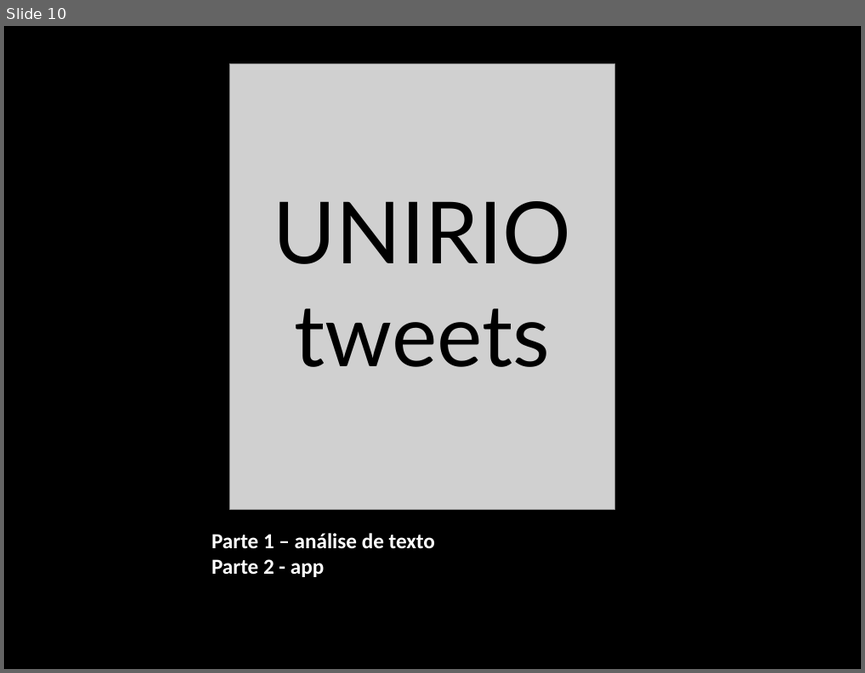
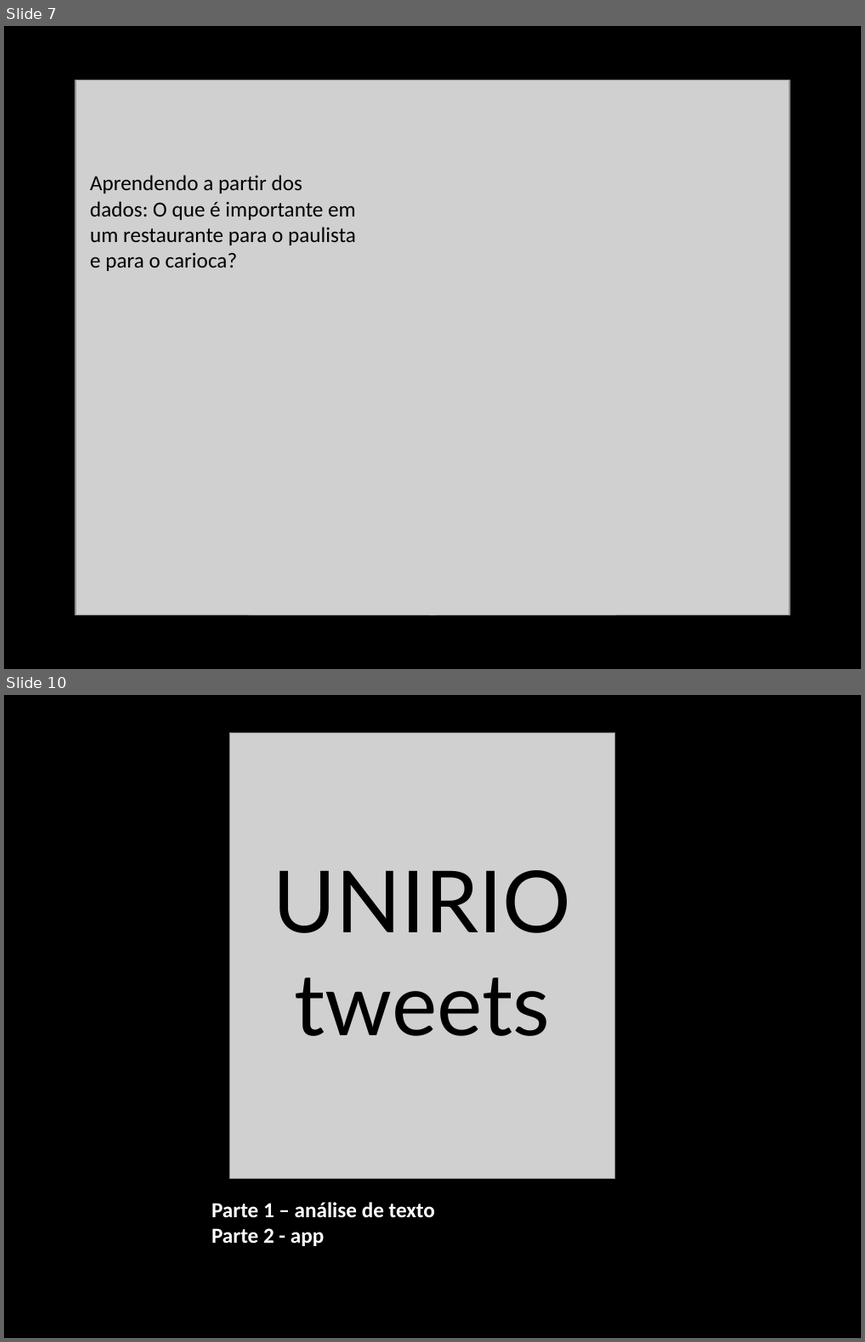
Before and after one commit to DATAUNIRIO/ap, a slide deck: DMQtalks/my_talk.pptx. Shown one above the other, each under a label of ours: slide 10 before the commit, slides 7 and 10 after it; the slides between them are not shown. The pictures are 865x673 and 865x1342 pixels, drawn with LibreOffice and Linux fonts; fonts in the diff are those of the drawing; grey boxes stand for pictures. Boxes give left, top, right and bottom in pixels: in the first picture for what was removed or moved away, otherwise in the second. Text is boxed around its words. In the diff, an @@ line names an element or a change of style, - is before the commit and + after.

```diff
--- a/DMQtalks/my_talk.pptx
+++ b/DMQtalks/my_talk.pptx
@@ slide 7 added at box(4, 26, 861, 669), background #000000 @@
@@ picture added at box(75, 79, 789, 614) @@
@@ text added at box(90, 175, 356, 271), 18 pt, text #000000 @@
+Aprendendo a partir dos dados: O que é importante em um restaurante para o paulista e para o carioca?
```
Also in this commit, not shown: 3 slides changed, 2 other slides added, 4 slides removed, 2 other files.
